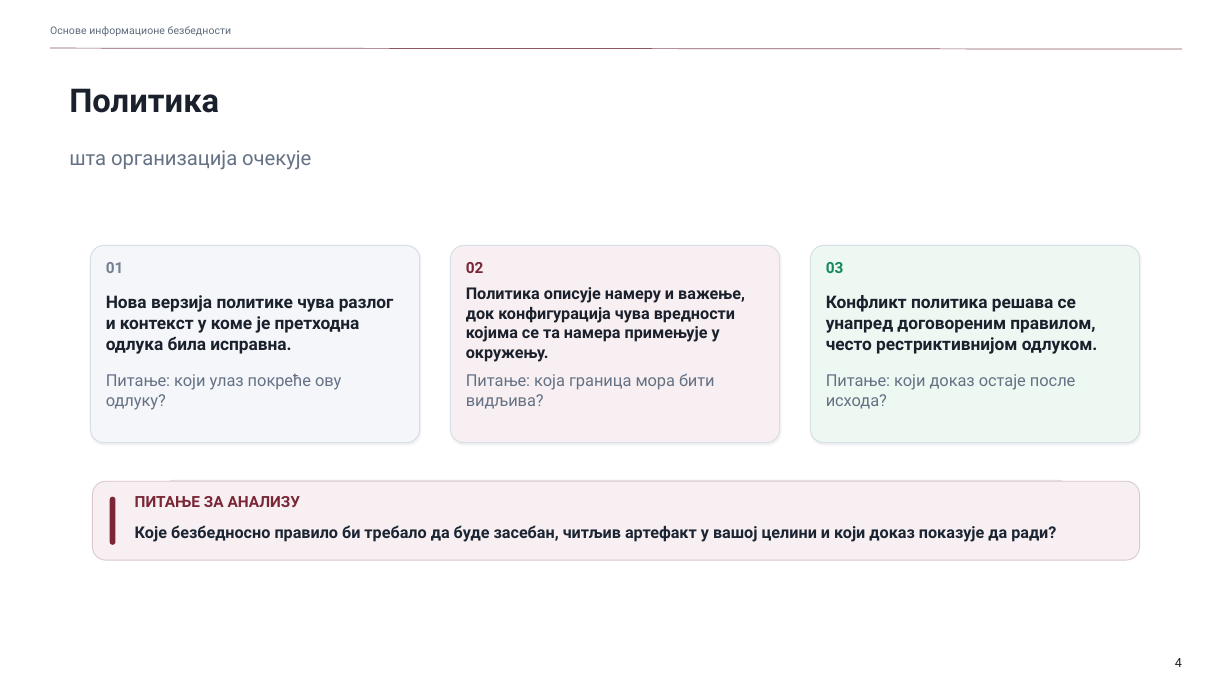
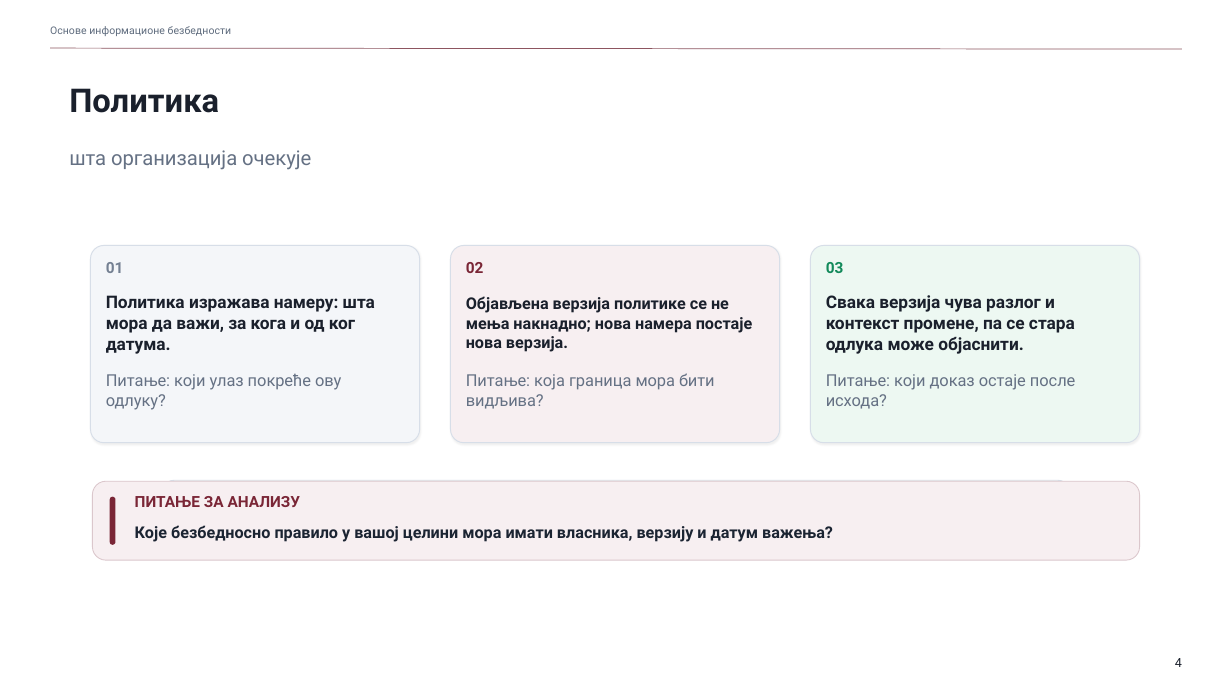
Before and after one commit to owlCoder/ftn-nastavni-materijali, a slide deck: slide 4 of 02 Osnove Informacione Bezbednosti/02 Prezentacije/PPTX/03_Politike_konfiguracija_i_vidljivost.pptx. Drawn at 1232x693 pixels with LibreOffice and Linux fonts; fonts in the diff are those of the drawing. Boxes give left, top, right and bottom in pixels: in the first picture for what was removed or moved away, otherwise in the second. Text is boxed around its words. In the diff, an @@ line names an element or a change of style, - is before the commit and + after.

```diff
--- a/02 Osnove Informacione Bezbednosti/02 Prezentacije/PPTX/03_Politike_konfiguracija_i_vidljivost.pptx
+++ b/02 Osnove Informacione Bezbednosti/02 Prezentacije/PPTX/03_Politike_konfiguracija_i_vidljivost.pptx
@@ text at box(106, 295, 375, 354): text changed @@
-Нова верзија политике чува разлог и контекст у коме је претходна одлука била исправна.
+Политика изражава намеру: шта мора да важи, за кога и од ког датума.
@@ text at box(466, 296, 753, 352): text changed @@
-Политика описује намеру и важење, док конфигурација чува вредности којима се та намера примењује у окружењу.
+Објављена верзија политике се не мења накнадно; нова намера постаје нова верзија.
@@ text at box(826, 295, 1075, 354): text changed @@
-Конфликт политика решава се унапред договореним правилом, често рестриктивнијом одлуком.
+Свака верзија чува разлог и контекст промене, па се стара одлука може објаснити.
@@ text at box(135, 525, 833, 542): text changed @@
-Које безбедносно правило би требало да буде засебан, читљив артефакт у вашој целини и који доказ показује да ради?
+Које безбедносно правило у вашој целини мора имати власника, верзију и датум важења?
```
Also in this commit, not shown: 6 other slides changed, 17 other files.
